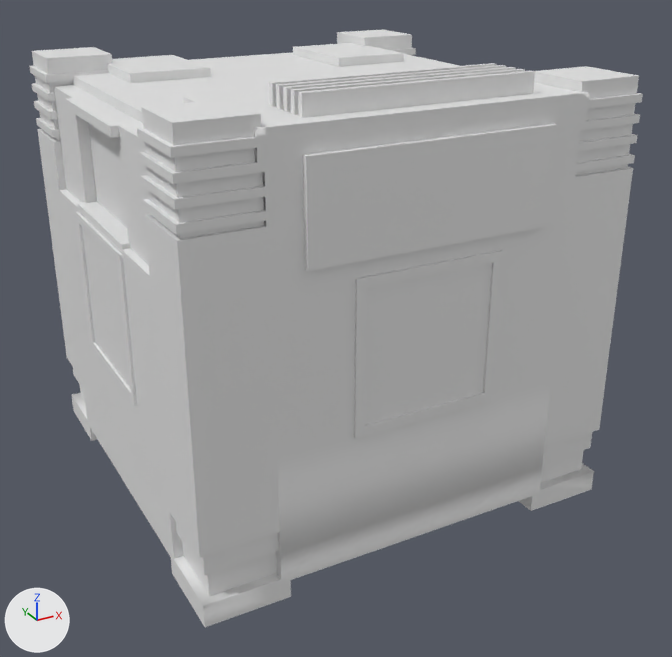
The OBJ model src/main/resources/assets/dimensionalfluxminer/models/block/dimensional_flux_miner/geometry/full.obj as it was, and as the next commit left it.
The view is the same before and after, from a camera (50 mm lens) standing at (-2.4, -6.14, 3.8) and looking at (0.56, -0.75, 1.1). Arrows for +X, +Y and +Z are at lower left; the lights stay in place. The first picture is the older version. Materials are left out; every surface is plain grey. Where no turn or scale is listed for an object, it has been applied to the vertices. Vertices at exactly the same position are counted once.

The first picture shows 'full'.
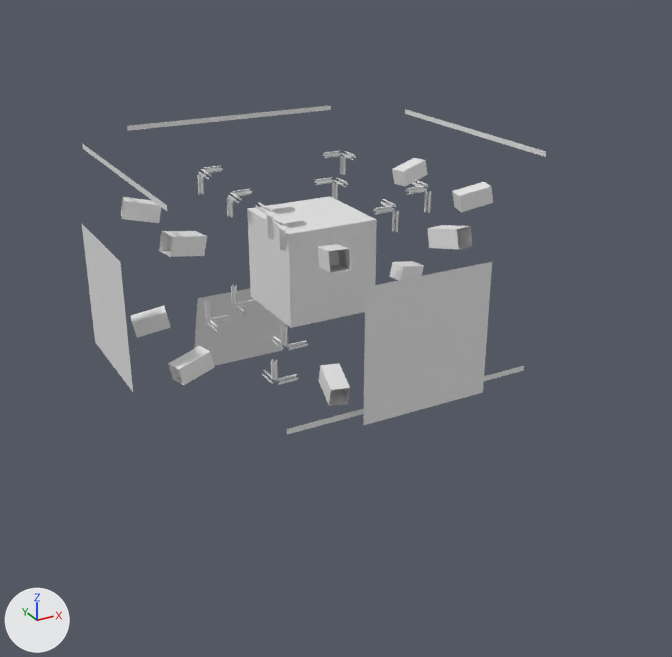
The edits, one by one:
me_full is used by ob_full; location (0.0, 0.0, 0.0).
me_full had 2234 vertices, 1244 faces and spanned x -1.02..2.02, y -2.04..1.0, z 0.0..3.0.
me_full now has 1640 vertices, 266 faces and spans x -1.02..2.02, y -2.04..1.0, z 0.0..3.0.
me_full part 1: 594 vertices removed from x -1.02..2.02, y -2.04..1.0, z 0.0..2.88.

Changed parts and their boxes (x1, y1, x2, y2) in the pictures (672 x 657 px):
'full', reshaped: before (29, 29, 643, 627); after (82, 105, 546, 435)
part 1 of me_full, deleted: before (29, 40, 643, 627)
